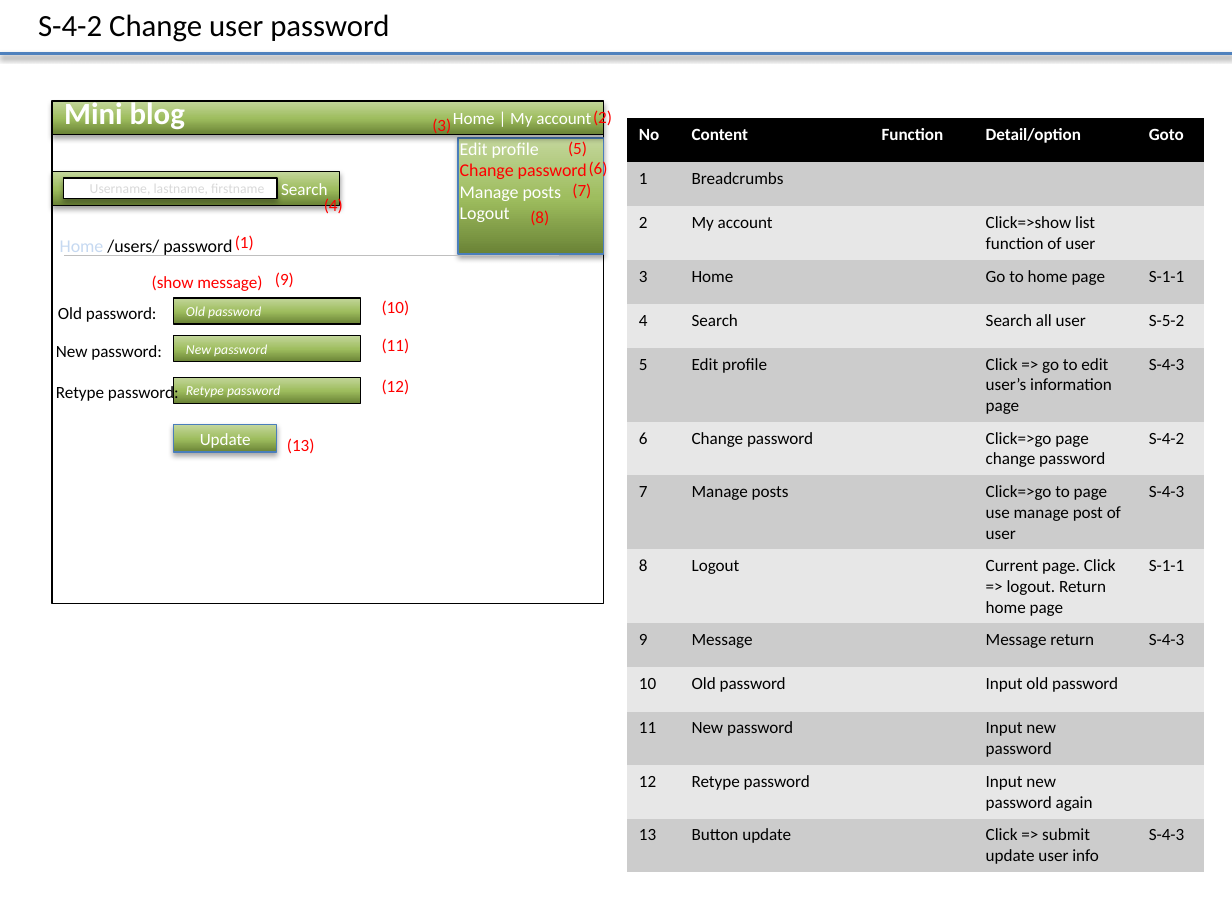
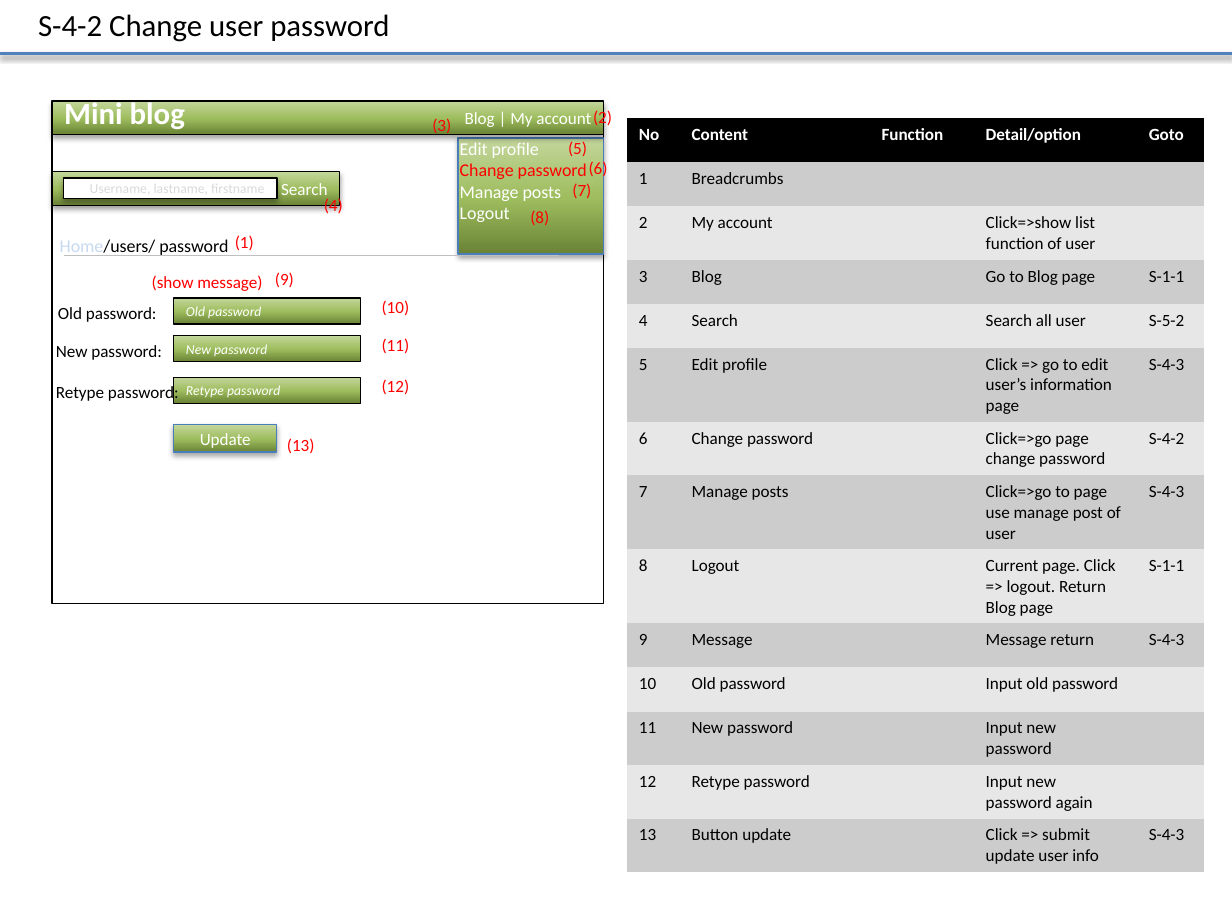
Before and after one commit to Mulodo-PHP-Training/miniblog-lam.vy, a slide deck: slide 9 of doc/frontend/wireframe/TRN-MiniBlog_WireframeDesign_LAMVY.pptx. Drawn at 1232x924 pixels with LibreOffice and Linux fonts; fonts in the diff are those of the drawing. Boxes give left, top, right and bottom in pixels: in the first picture for what was removed or moved away, otherwise in the second. Text is boxed around its words. In the diff, an @@ line names an element or a change of style, - is before the commit and + after.

```diff
--- a/doc/frontend/wireframe/TRN-MiniBlog_WireframeDesign_LAMVY.pptx
+++ b/doc/frontend/wireframe/TRN-MiniBlog_WireframeDesign_LAMVY.pptx
@@ text in rectangle at (465,112,591,129): text changed @@
-Home | My account
+Blog | My account
@@ table at (627,118,1204,871) @@
-row 4, column 2: Home
+row 4, column 2: Blog
-row 4, column 4: Go to home page
+row 4, column 4: Go to Blog page
-row 9, column 4: Current page. Click => logout. Return home page
+row 9, column 4: Current page. Click => logout. Return Blog page
@@ text at (60,239,228,256): spaces changed @@
-Home /users/ password
+Home/users/ password
```
Also in this commit, not shown: 7 other slides changed, 6 slides added.
